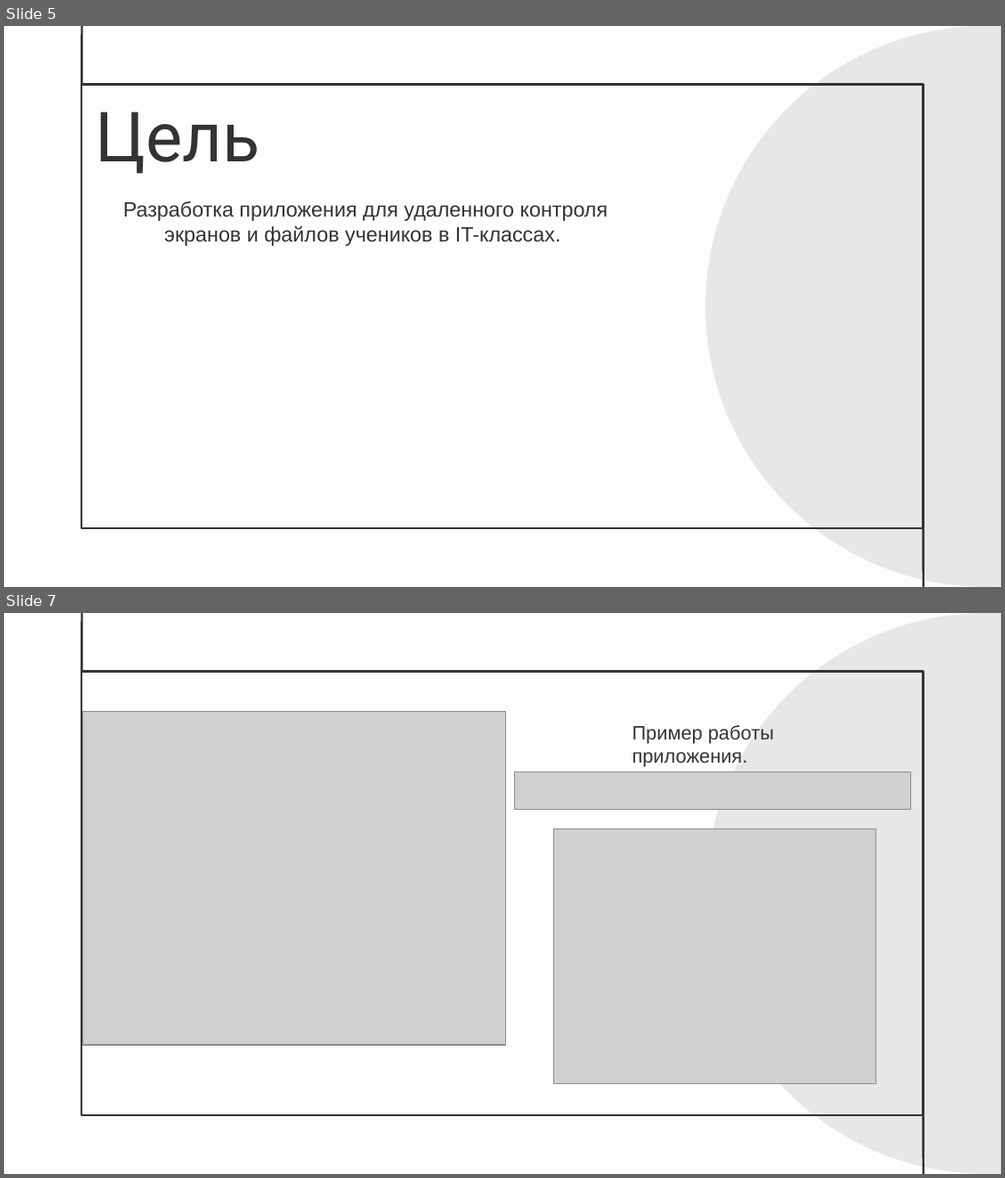
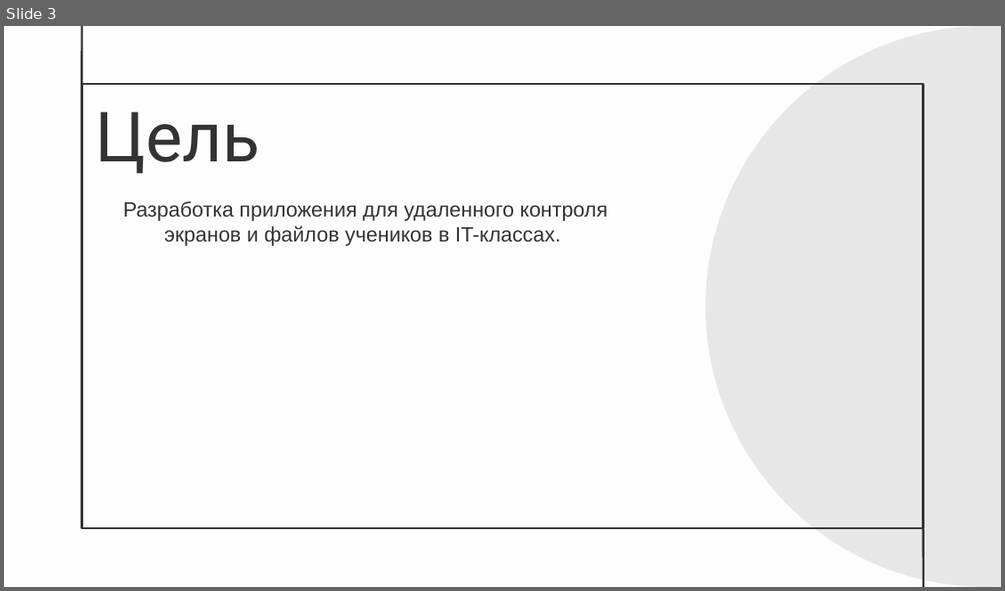
Before and after one commit to nearbyx000/Teacher-helper-utils, a slide deck: Преза.pptx. Shown one above the other, each under a label of ours: slides 5 and 7 before the commit, slide 3 after it; the slides between them are not shown. The pictures are 1005x1178 and 1005x591 pixels, drawn with LibreOffice and Linux fonts; fonts in the diff are those of the drawing; grey boxes stand for pictures. Boxes give left, top, right and bottom in pixels: in the first picture for what was removed or moved away, otherwise in the second. Text is boxed around its words. In the diff, an @@ line names an element or a change of style, - is before the commit and + after.

```diff
--- a/Преза.pptx
+++ b/Преза.pptx
@@ slide 7 removed at box(4, 613, 1001, 1174), background #FDFDFD; not listed: 4 template elements that a slide beside it also shows @@
@@ picture removed at box(82, 711, 506, 1045) @@
@@ text removed at box(632, 725, 774, 767) @@
-Пример работы приложения.
@@ picture removed at box(514, 771, 911, 809) @@
@@ picture removed at box(553, 829, 876, 1084) @@
@@ what was slide 5 is now slide 3 @@
```
Also in this commit, not shown: 5 slides changed, 2 slides added, 1 other slide removed.
